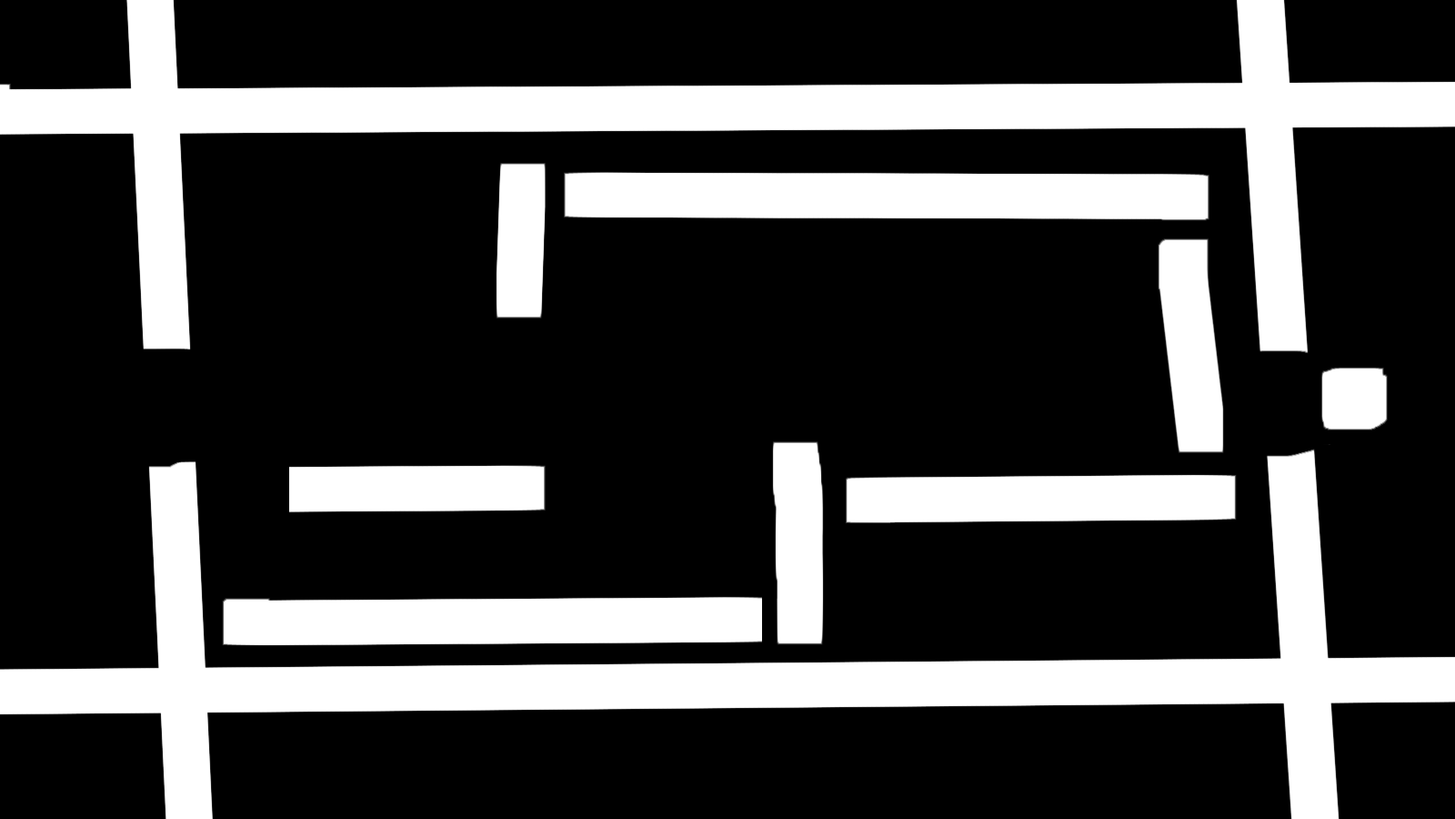
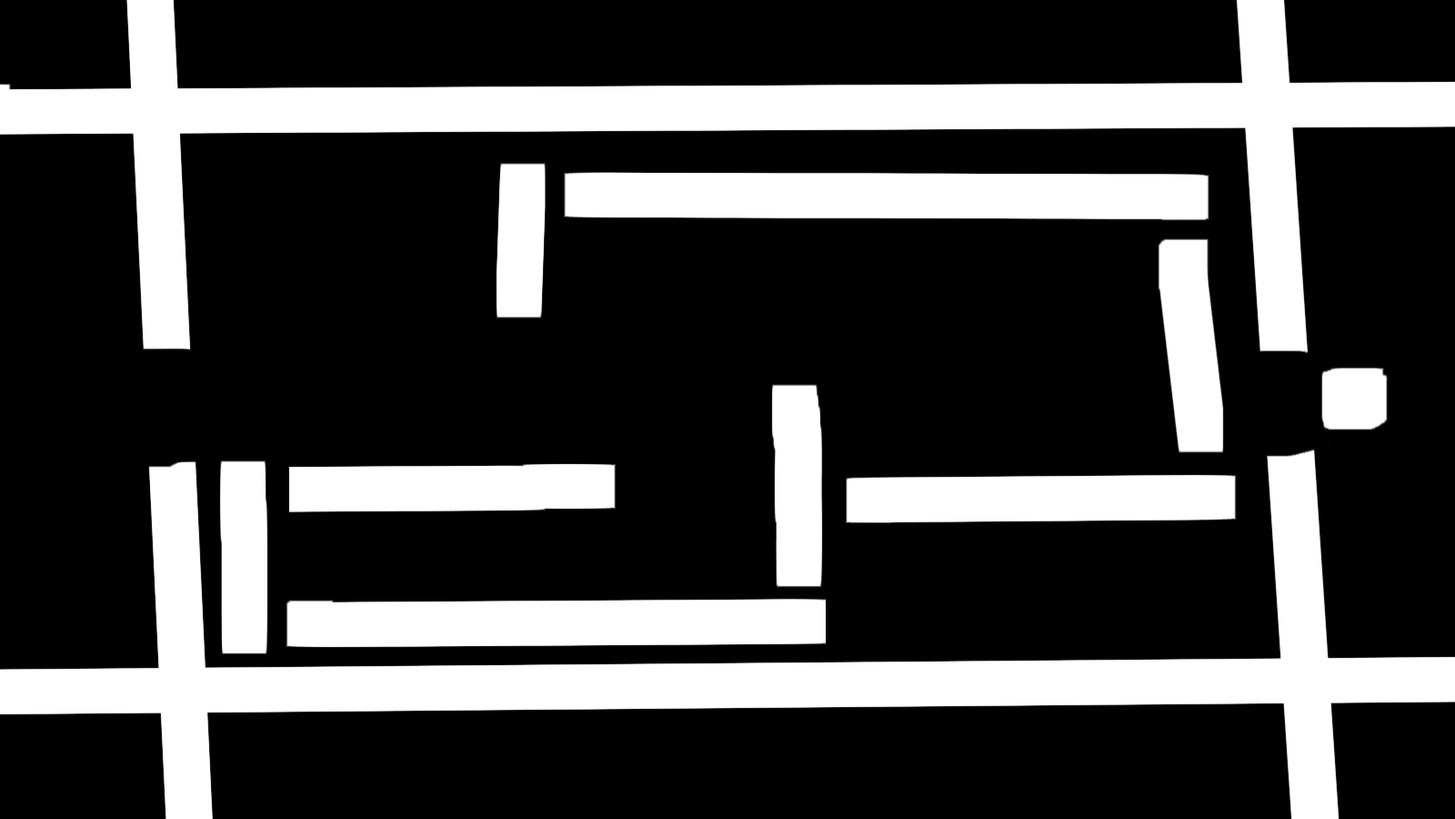
Before/after of a 1455 x 819 layered artwork. What changed in the layer stack:
added layer "puzzle state 3" above "puzzle state 2" over [219, 383, 826, 655]
hid "puzzle state 1" over [221, 383, 826, 646]
